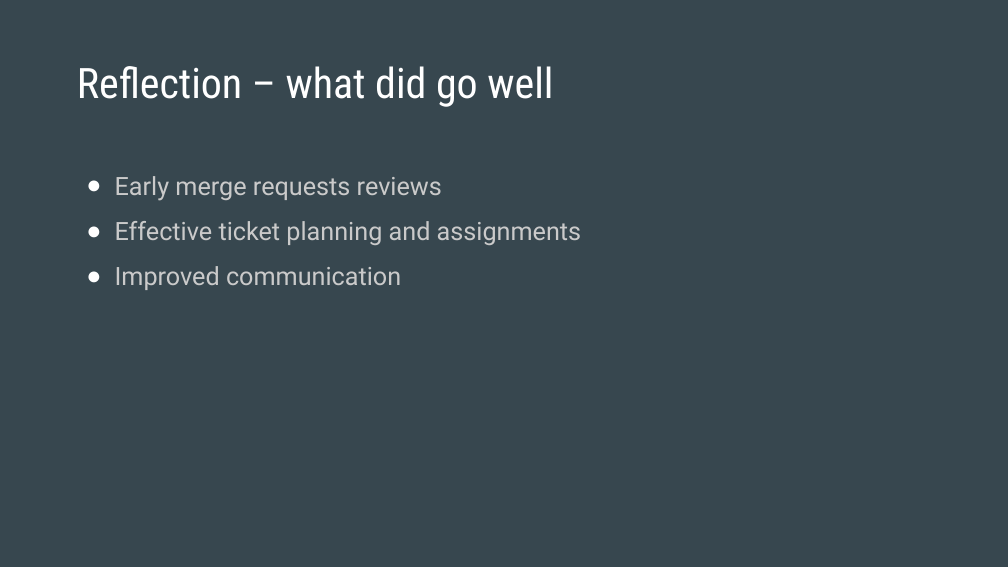
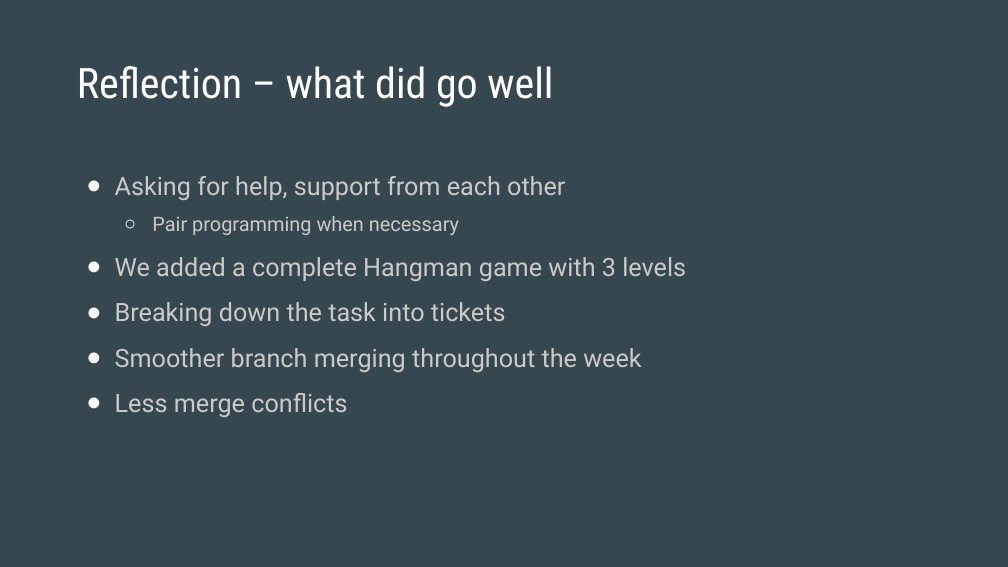
Before and after one commit to rehan-code/Game-Library-Web-App, a slide deck: slide 11 of CIS4250_Retrospective.pptx. Drawn at 1008x567 pixels with LibreOffice and Linux fonts; fonts in the diff are those of the drawing. Boxes give left, top, right and bottom in pixels: in the first picture for what was removed or moved away, otherwise in the second. Text is boxed around its words. In the diff, an @@ line names an element or a change of style, - is before the commit and + after.

```diff
--- a/CIS4250_Retrospective.pptx
+++ b/CIS4250_Retrospective.pptx
@@ text at [115,176,686,417]: text changed @@
-● Early merge requests reviews
-● Effective ticket planning and assignments
-● Improved communication
+● Asking for help, support from each other
+  ○ Pair programming when necessary
+● We added a complete Hangman game with 3 levels
+● Breaking down the task into tickets
+● Smoother branch merging throughout the week
+● Less merge conflicts
```
Also in this commit, not shown: 9 other slides changed, 2 slides added, 2 slides removed.
